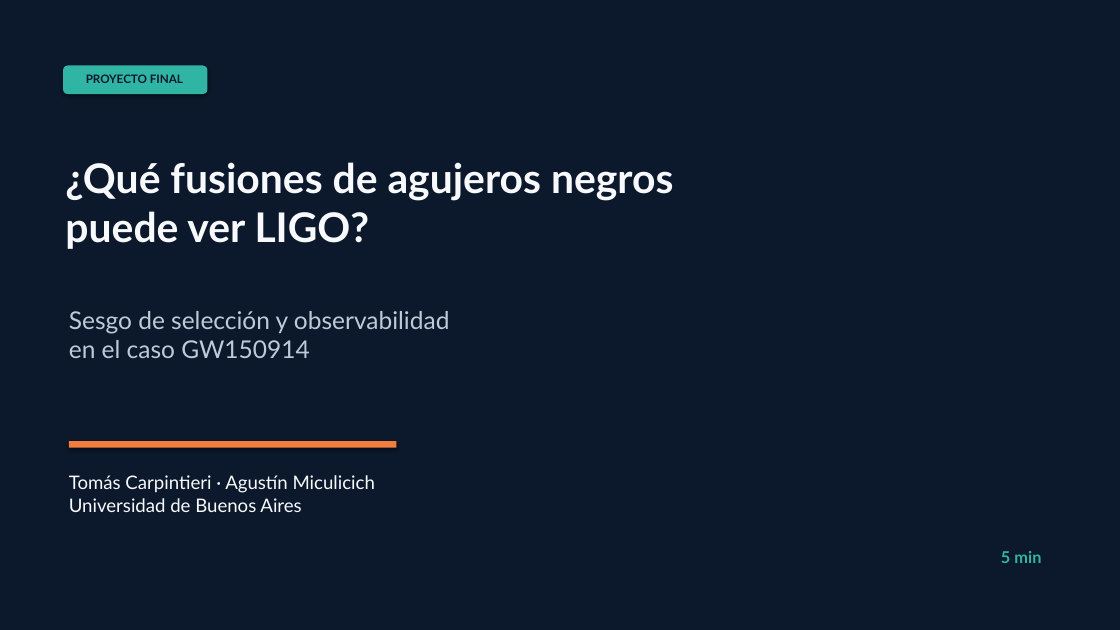
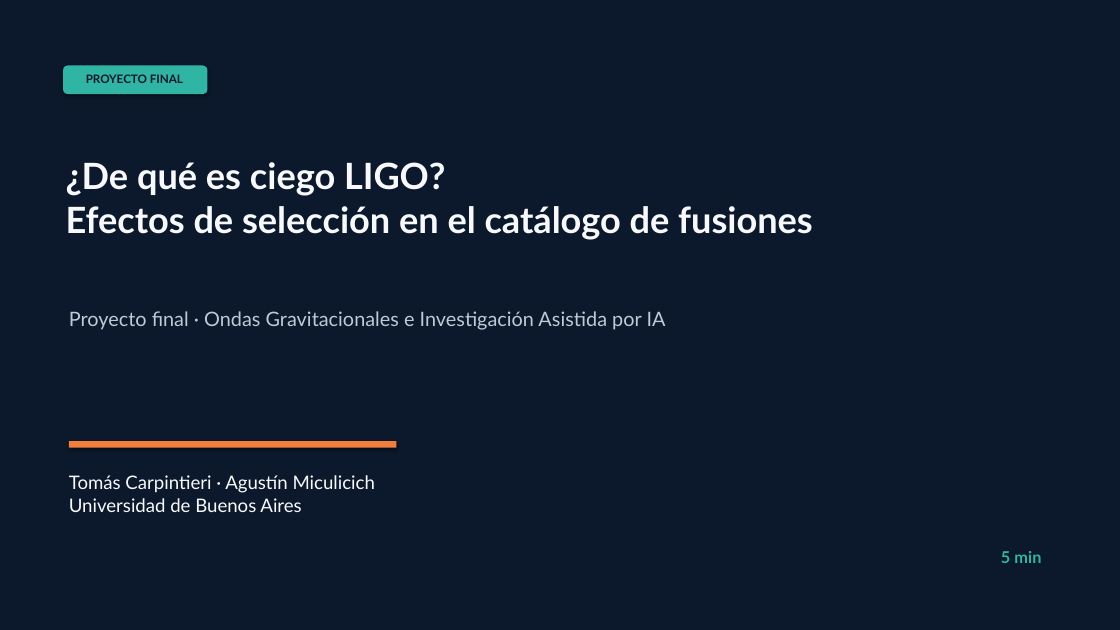
Before and after one commit to tomicarpintieri/ligo-selection, a slide deck: slide 1 of presentacion_final_ligo_5min.pptx. Drawn at 1120x630 pixels with LibreOffice and Linux fonts; fonts in the diff are those of the drawing. Boxes give left, top, right and bottom in pixels: in the first picture for what was removed or moved away, otherwise in the second. Text is boxed around its words. In the diff, an @@ line names an element or a change of style, - is before the commit and + after.

Commit message:
Finalize presentation cover and remove obsolete decks

```diff
--- a/presentacion_final_ligo_5min.pptx
+++ b/presentacion_final_ligo_5min.pptx
@@ text at (x1=66, y1=162, x2=813, y2=239): text changed; size 35 to 31 pt @@
-¿Qué fusiones de agujeros negros
-puede ver LIGO?
+¿De qué es ciego LIGO?
+Efectos de selección en el catálogo de fusiones
@@ text at (x1=69, y1=311, x2=666, y2=330): text changed; size 21 to 17 pt @@
-Sesgo de selección y observabilidad
-en el caso GW150914
+Proyecto final · Ondas Gravitacionales e Investigación Asistida por IA
```
Also in this commit, not shown: 1 slide added, 11 other files.
